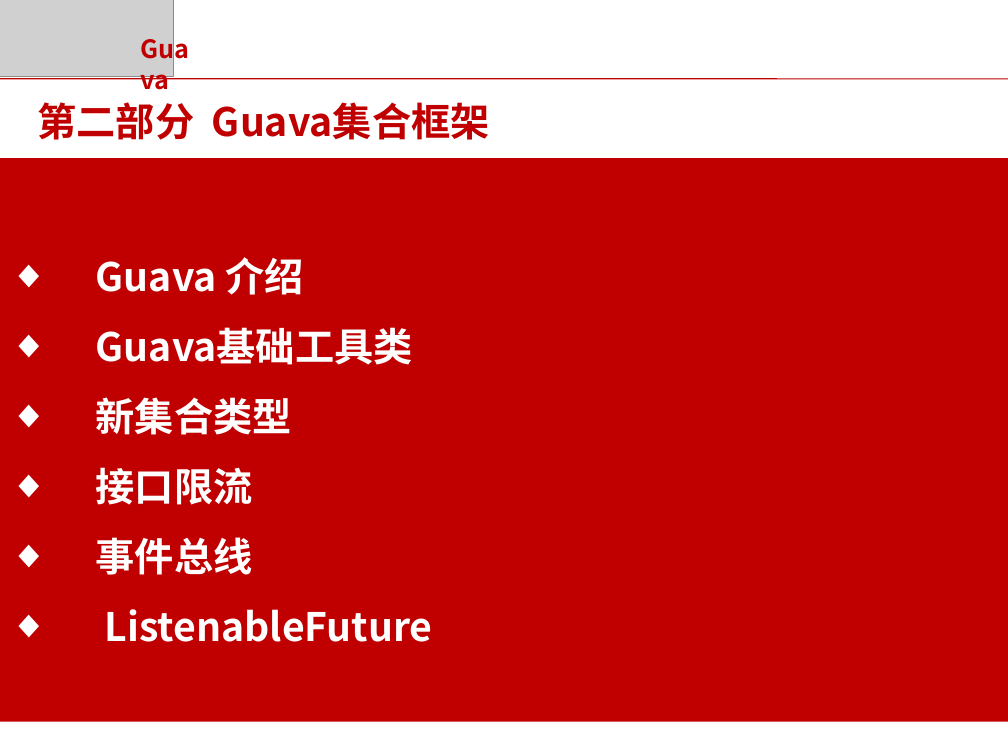
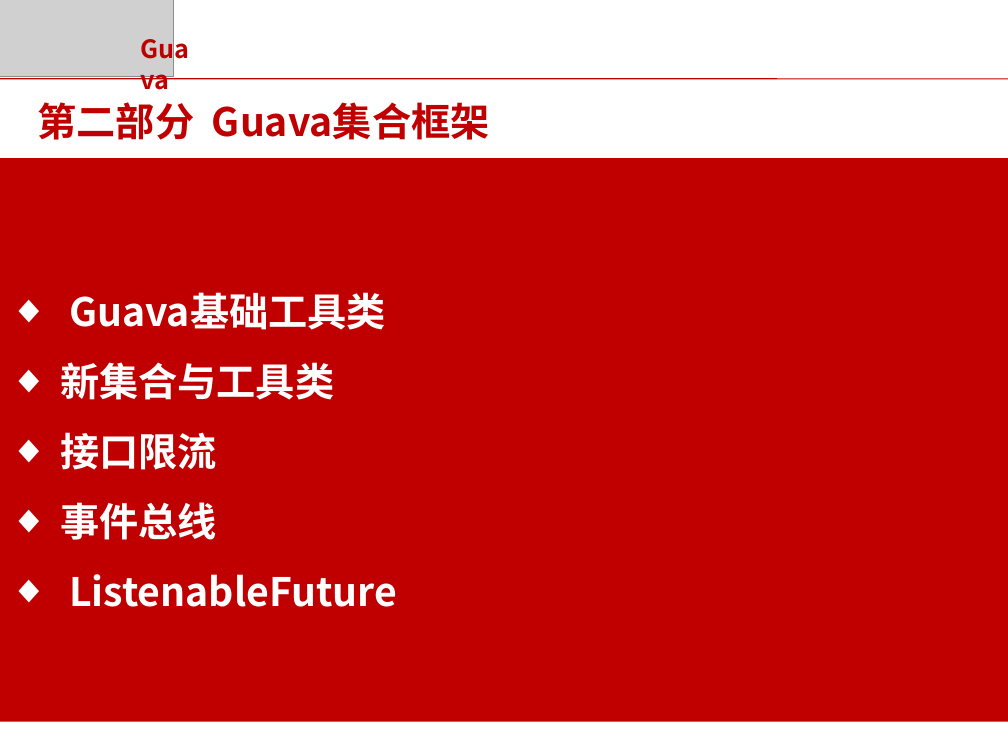
Before and after one commit to wychenlong/java, a slide deck: slide 4 of Java集合基础框架.pptx. Drawn at 1008x756 pixels with LibreOffice and Linux fonts; fonts in the diff are those of the drawing; grey boxes stand for pictures; background and template pictures are left out. Boxes give left, top, right and bottom in pixels: in the first picture for what was removed or moved away, otherwise in the second. Text is boxed around its words. In the diff, an @@ line names an element or a change of style, - is before the commit and + after.

Commit message:
调整目录结构

```diff
--- a/Java集合基础框架.pptx
+++ b/Java集合基础框架.pptx
@@ text in rectangle at [96, 257, 304, 295]: paragraph removed @@
-◆ Guava 介绍
@@ text in rectangle at [60, 362, 334, 400]: text changed @@
-◆ 新集合类型
+◆ 新集合与工具类
```
